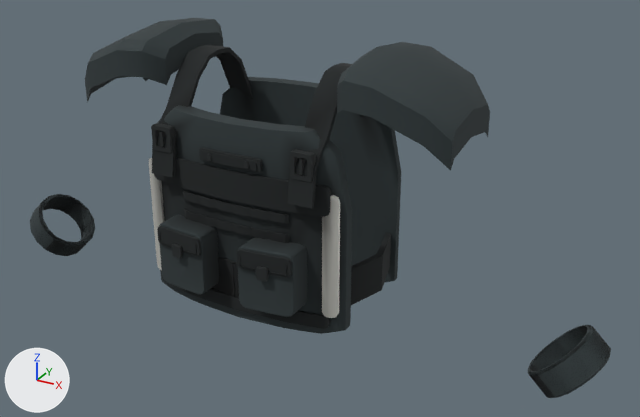
An edit to the glTF model assets/models/gear/vest_medium.glb, drawn before and after from the same camera.
One viewpoint serves both versions: a camera (50 mm lens) standing at (0.779, -1.258, 1.916) and looking at (0.088, -0.001, 1.287). Lighting does not change. The marker at lower left points along +X, +Y and +Z. The first picture is the older version. Vertices at exactly the same position are counted once.

In view in the first picture: 'CuffFP_L', 'CuffFP_R', 'Shell'.
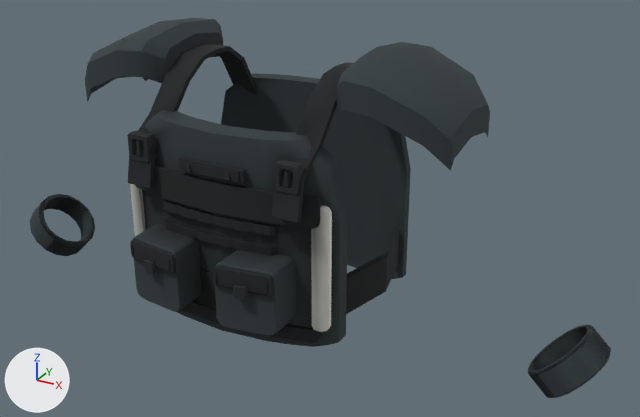
Where the change shows, as pixel boxes [x1, y1, x2, y2] in the pictures (640 x 417 px; the box of a moved part takes in the faces that stretch with it):
part 1 of me_carrierfront, moved or reshaped: before [220, 77, 401, 282]; after [221, 73, 411, 279]
part 2 of me_carrierfront, moved or reshaped: before [159, 214, 219, 295]; after [133, 224, 201, 312]
part 3 of me_carrierfront, moved or reshaped: before [238, 237, 308, 317]; after [215, 250, 296, 336]
part 4 of me_carrierfront, moved or reshaped: before [199, 147, 263, 173]; after [178, 156, 246, 184]
part 5 of me_carrierfront, moved or reshaped: before [202, 150, 257, 171]; after [181, 160, 240, 182]
part 6 of me_carrierfront, moved or reshaped: before [184, 209, 289, 243]; after [165, 219, 276, 256]
part 7 of me_carrierfront, moved or reshaped: before [157, 226, 201, 257]; after [130, 239, 176, 273]
part 8 of me_carrierfront, moved or reshaped: before [159, 232, 196, 255]; after [132, 245, 170, 271]
part 9 of me_carrierfront, moved or reshaped: before [236, 249, 292, 278]; after [213, 266, 274, 296]
part 10 of me_carrierfront, moved or reshaped: before [239, 255, 287, 275]; after [215, 273, 268, 294]
part 11 of me_carrierfront, moved or reshaped: before [154, 157, 331, 217]; after [135, 165, 322, 229]
part 12 of me_carrierfront, moved or reshaped: before [162, 276, 331, 329]; after [181, 300, 322, 343]
part 13 of me_carrierfront, moved or reshaped: before [151, 123, 175, 153]; after [127, 131, 156, 163]
part 14 of me_carrierfront, moved or reshaped: before [159, 131, 166, 146]; after [136, 140, 143, 156]
part 15 of me_carrierfront, moved or reshaped: before [290, 149, 316, 182]; after [274, 160, 304, 195]
part 16 of me_carrierfront, moved or reshaped: before [299, 158, 306, 175]; after [284, 170, 292, 187]
part 17 of me_carrierfront, moved or reshaped: before [172, 243, 183, 259]; after [144, 259, 156, 275]
part 18 of me_carrierfront, moved or reshaped: before [256, 266, 269, 281]; after [233, 284, 248, 300]
part 19 of me_carrierfront, moved or reshaped: before [244, 161, 249, 169]; after [225, 172, 231, 180]
part 20 of me_carrierfront, moved or reshaped: before [149, 45, 391, 334]; after [128, 44, 399, 347]

The change, as a diff of the scene's bpy script:
```diff
--- a/assets/models/gear/vest_medium.glb.py
+++ b/assets/models/gear/vest_medium.glb.py
@@ me_carrierfront @@
-me_carrierfront.from_pydata(...)  # 2320 vertices, 4516 faces; spans x -0.607..0.607, y -0.194..0.163, z 1.053..1.587
+me_carrierfront.from_pydata(...)  # 2320 vertices, 4516 faces; spans x -0.607..0.607, y -0.263..0.198, z 1.053..1.587
+# me_carrierfront part 1: the loose piece of 108 vertices spanning x -0.195..0.195, y 0.088..0.136, z 1.115..1.47 is scaled about the mesh origin by (1.04, 1.22, 1)
+# me_carrierfront part 2: the loose piece of 116 vertices spanning x -0.135..-0.035, y -0.187..-0.129, z 1.168..1.283 is scaled about the mesh origin by (1.04, 1.36, 1)
+# me_carrierfront part 3: the loose piece of 116 vertices spanning x 0.035..0.135, y -0.187..-0.129, z 1.168..1.283 is scaled about the mesh origin by (1.04, 1.36, 1)
+# me_carrierfront part 4: the loose piece of 116 vertices spanning x -0.06..0.06, y -0.148..-0.14, z 1.399..1.421 is scaled about the mesh origin by (1.04, 1.36, 1)
+# me_carrierfront part 5: the loose piece of 116 vertices spanning x -0.053..0.053, y -0.151..-0.146, z 1.401..1.419 is scaled about the mesh origin by (1.04, 1.36, 1)
+# me_carrierfront part 6: the loose piece of 84 vertices spanning x -0.105..0.105, y -0.147..-0.135, z 1.283..1.298 is scaled about the mesh origin by (1.04, 1.36, 1)
+# me_carrierfront part 7: the loose piece of 116 vertices spanning x -0.133..-0.037, y -0.191..-0.176, z 1.243..1.278 is scaled about the mesh origin by (1.04, 1.36, 1)
+# me_carrierfront part 8: the loose piece of 20 vertices spanning x -0.126..-0.043, y -0.192..-0.181, z 1.249..1.269 is scaled about the mesh origin by (1.04, 1.36, 1)
+# me_carrierfront part 9: the loose piece of 116 vertices spanning x 0.037..0.133, y -0.191..-0.176, z 1.243..1.278 is scaled about the mesh origin by (1.04, 1.36, 1)
+# me_carrierfront part 10: the loose piece of 20 vertices spanning x 0.043..0.127, y -0.192..-0.181, z 1.249..1.269 is scaled about the mesh origin by (1.04, 1.36, 1)
+# me_carrierfront part 11: the loose piece of 36 vertices spanning x -0.175..0.175, y -0.148..-0.123, z 1.339..1.391 is scaled about the mesh origin by (1.04, 1.36, 1)
+# me_carrierfront part 12: the loose piece of 36 vertices spanning x -0.175..0.175, y -0.148..-0.123, z 1.133..1.157 is scaled about the mesh origin by (1.04, 1.36, 1)
+# me_carrierfront part 13: the loose piece of 60 vertices spanning x -0.155..-0.115, y -0.149..-0.135, z 1.401..1.447 is scaled about the mesh origin by (1.04, 1.36, 1)
+# me_carrierfront part 14: the loose piece of 8 vertices spanning x -0.138..-0.132, y -0.149..-0.135, z 1.412..1.436 is scaled about the mesh origin by (1.04, 1.36, 1)
+# me_carrierfront part 15: the loose piece of 60 vertices spanning x 0.115..0.155, y -0.149..-0.135, z 1.401..1.447 is scaled about the mesh origin by (1.04, 1.36, 1)
+# me_carrierfront part 16: the loose piece of 8 vertices spanning x 0.132..0.138, y -0.149..-0.135, z 1.412..1.436 is scaled about the mesh origin by (1.04, 1.36, 1)
+# me_carrierfront part 17: the loose piece of 104 vertices spanning x -0.095..-0.075, y -0.194..-0.186, z 1.233..1.256 is scaled about the mesh origin by (1.04, 1.36, 1)
+# me_carrierfront part 18: the loose piece of 104 vertices spanning x 0.075..0.095, y -0.194..-0.186, z 1.233..1.256 is scaled about the mesh origin by (1.04, 1.36, 1)
+# me_carrierfront part 19: the loose piece of 24 vertices spanning x 0.032..0.039, y -0.153..-0.148, z 1.404..1.416 is moved by (0.001, -0.054, 0.0)
+# me_carrierfront part 20: 294 of 2320 vertices moved; they spanned x -0.211..0.211, y -0.154..0.156, z 1.115..1.548 and now span x -0.219..0.219, y -0.209..0.19, z 1.115..1.548; mean shift (0.0, -0.024, 0.0); largest move (-0.157, -0.154, 1.361) -> (-0.163, -0.209, 1.361)
+# other edits to the shape of me_carrierfront do not show in these pictures
 me_carrierfront.materials.append(mat_gearfabric)
```
